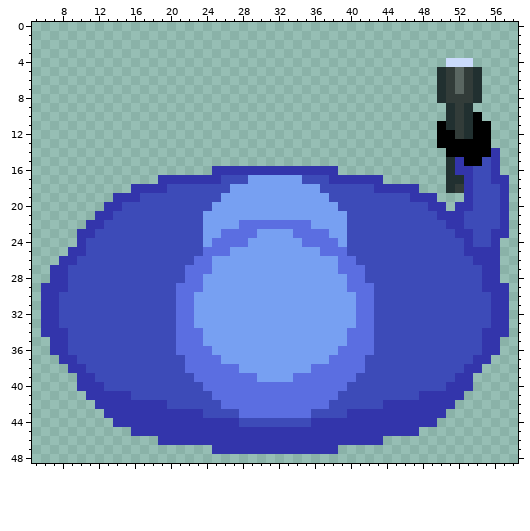
A pixel-art sprite gets an edit: Assets/Art/Seeker.png. The picture above was drawn from the file before the commit.
The file is 64x64 pixels. Shown: x 5..58, y 0..48.
Now the later version:
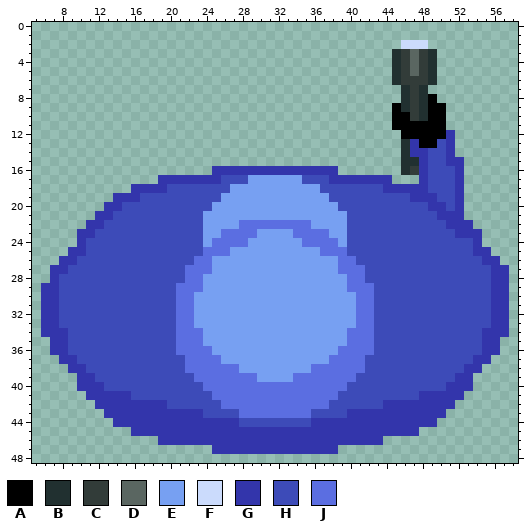
Palette (. is transparent): A #000000  B #213030  C #323c39  D #5a6661  E #77a0f2  F #cbdbfc  G #3335ab  H #3d4bb8  J #5b6ee1
Change:
Colour A is added in row 8 at x 49; in row 9 at x 45 and 49 to 50; in row 10 at x 45 to 46 and 49 to 50; in row 11 at x 45 to 49; in row 12 at x 46 to 49; in row 13 at x 48 to 49.
Colour B is added in rows 3 to 6 at x 45 and 49; in rows 7 to 9 at x 46 and 48; in row 10 at x 48; in rows 13 to 14 at x 46; in row 15 at x 46 to 47; in row 16 at x 46.
Colour C is added in rows 3 to 5 at x 46 and 48; in row 6 at x 46 to 48; in rows 7 to 10 at x 47; in row 16 at x 47.
Colour D is added in rows 3 to 5 at x 47.
Colour F is added in row 2 at x 46 to 48.
Colour G is added in row 13 at x 47; in row 14 at x 47 to 48; in rows 15 to 16 at x 48; in row 17 at x 44 and 48; in row 18 at x 48; in row 19 at x 52.
Colour G is added in rows 27 to 28 at x 57.
Colour G replaces colour A in rows 12 to 14 at x 51.
Colour G replaces colour B in row 15 at x 51; in row 17 at x 52.
Colour G replaces colour C in row 18 at x 52.
Colour G replaces colour H in row 22 at x 53; in rows 23 to 24 at x 54.
Colour H is added in rows 14 to 18 at x 49 to 50; in row 19 at x 50 to 51; in row 20 at x 51.
Colour H replaces colour A in row 13 at x 50.
Colour H replaces colour B in rows 16 to 18 at x 51.
Colour H replaces colour G in row 18 at x 43; in rows 24 to 25 at x 53; in row 26 at x 54; in row 27 at x 55; in rows 28 to 29 at x 8 and 55.
Colour A is gone in row 10 at x 54; in rows 11 to 12 at x 54 to 55; in rows 13 to 14 at x 52 to 55; in row 15 at x 53 to 54.
Colour B is gone in rows 5 to 8 at x 50 and 54; in rows 9 to 11 at x 51 and 53; in row 12 at x 53.
Colour C is gone in rows 5 to 7 at x 51 and 53; in row 8 at x 51 to 53; in rows 9 to 12 at x 52.
Colour D is gone in rows 5 to 7 at x 52.
Colour F is gone in row 4 at x 51 to 53.
Colour G is gone in rows 14 to 15 at x 56; in row 16 at x 53 and 56; in row 17 at x 53 and 56 to 57; in rows 18 to 20 at x 53 and 57; in rows 21 to 22 at x 57; in row 23 at x 56 to 57.
Colour G is gone in rows 24 to 25 at x 56.
Colour H is gone in row 15 at x 55; in rows 16 to 17 at x 54 to 55; in rows 18 to 20 at x 54 to 56; in row 21 at x 53 to 56; in row 22 at x 54 to 56; in rows 23 to 24 at x 55.
Where, in picture pixels (left, top, right, bottom), the same in both pictures:
changed: (374, 40, 509, 292)
changed: (59, 274, 68, 292)
